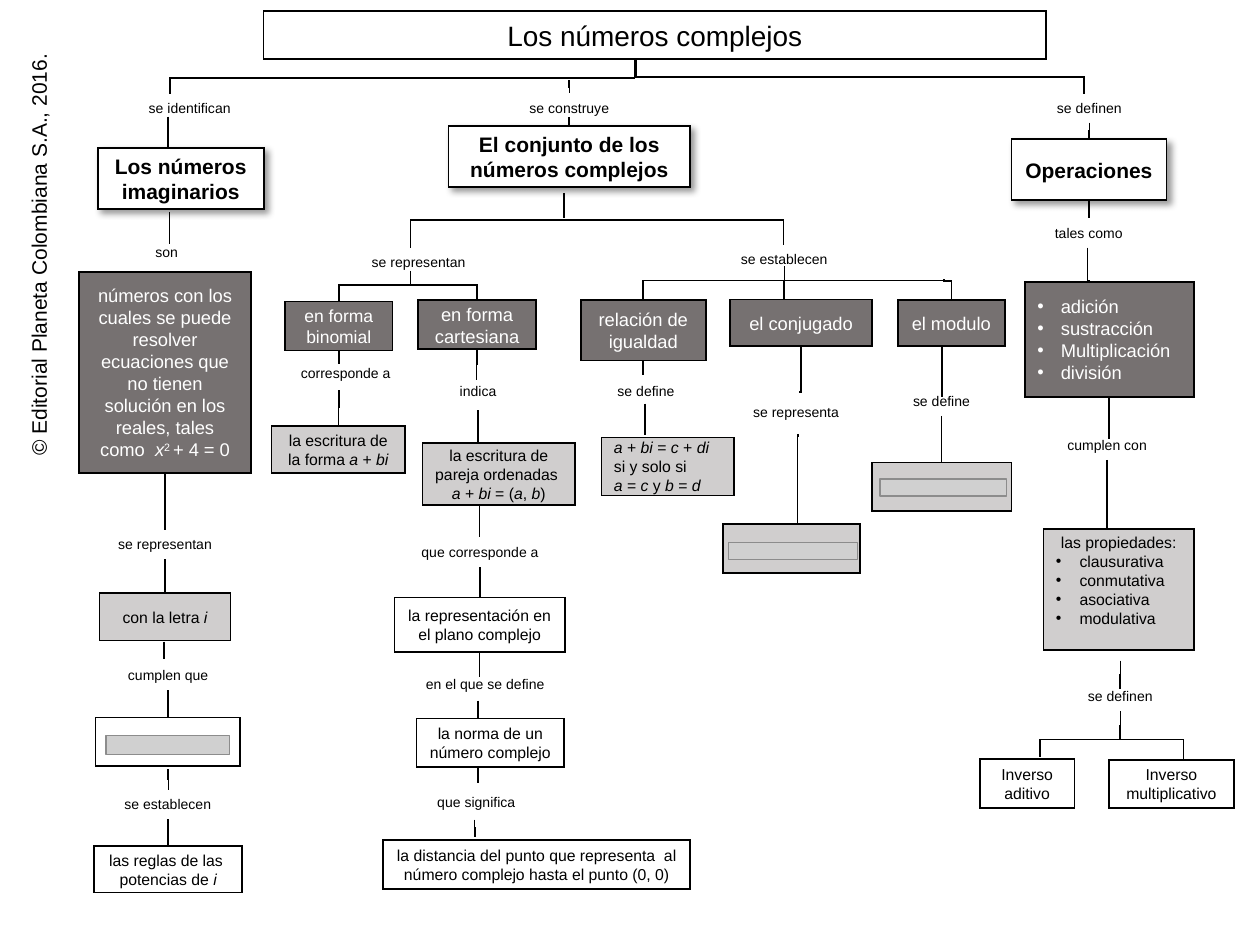
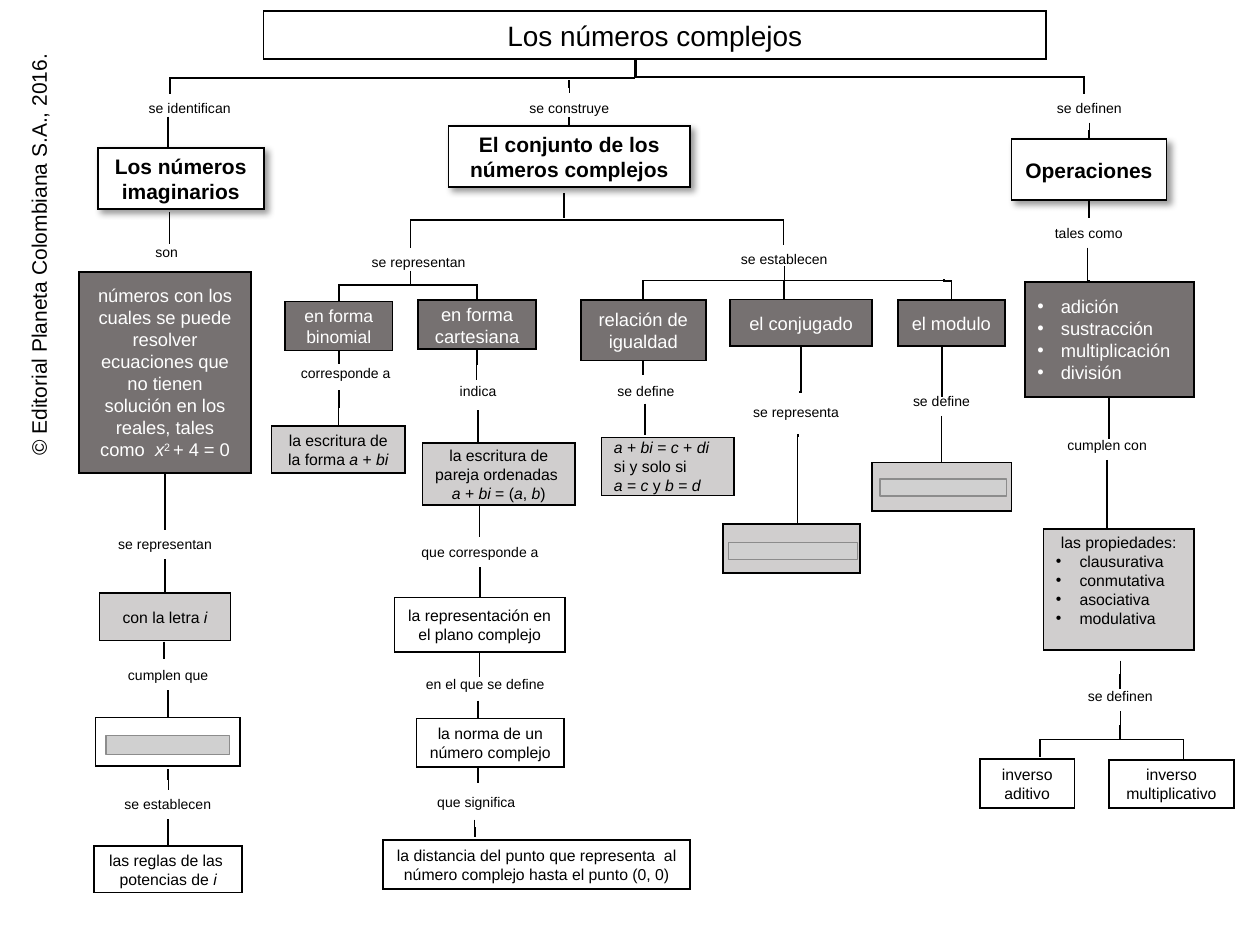
Before and after one commit to AulaPlanetaColombia/Matematicas, a slide deck: slide 1 of fuentes/contenidos/grado09/guion03/MapaConceptual_MA_09_03_CO.pptx. Drawn at 1260x945 pixels with LibreOffice and Linux fonts; fonts in the diff are those of the drawing; grey boxes stand for pictures; background and template pictures are left out. Boxes give left, top, right and bottom in pixels: in the first picture for what was removed or moved away, otherwise in the second. Text is boxed around its words. In the diff, an @@ line names an element or a change of style, - is before the commit and + after.

```diff
--- a/fuentes/contenidos/grado09/guion03/MapaConceptual_MA_09_03_CO.pptx
+++ b/fuentes/contenidos/grado09/guion03/MapaConceptual_MA_09_03_CO.pptx
@@ text in rectangle at (1061, 343, 1170, 361): text changed @@
-• Multiplicación
+• multiplicación
@@ text in rectangle at (1002, 768, 1053, 799): text changed @@
-Inverso aditivo
+inverso aditivo
@@ text in rectangle at (1126, 768, 1216, 803): text changed @@
-Inverso multiplicativo
+inverso multiplicativo
```
Also in this commit, not shown: 7 other files.
